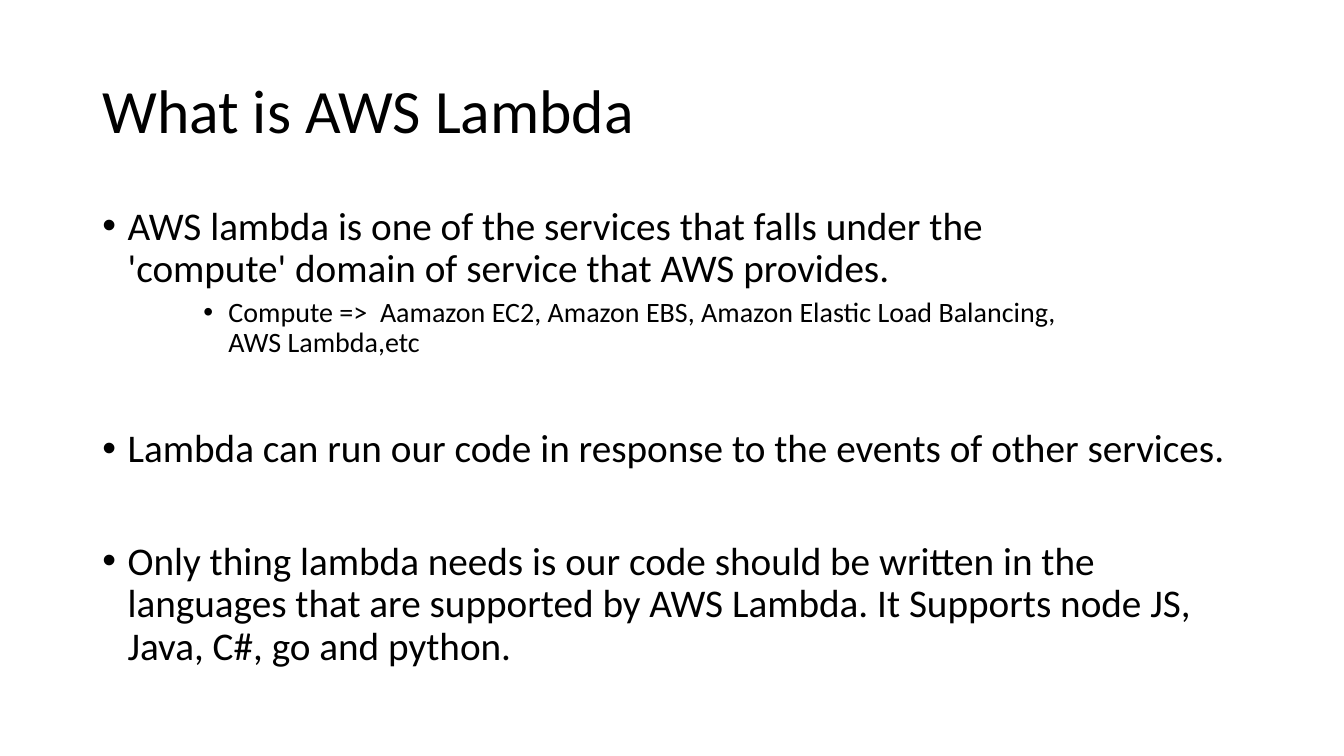
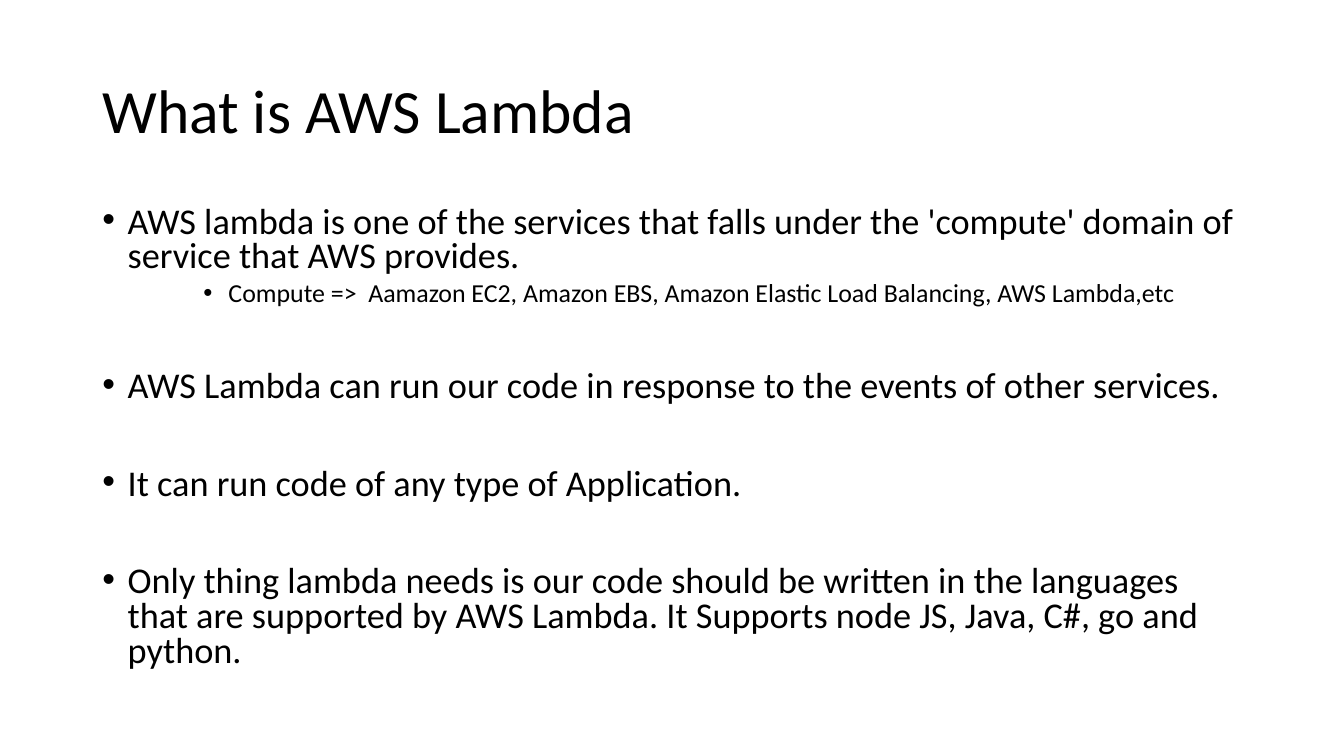
Before and after one commit to angelD25/FlexonWork, a slide deck: slide 3 of Presentation1-AWS Lambda.pptx. Drawn at 1344x756 pixels with LibreOffice and Linux fonts; fonts in the diff are those of the drawing. Boxes give left, top, right and bottom in pixels: in the first picture for what was removed or moved away, otherwise in the second. Text is boxed around its words. In the diff, an @@ line names an element or a change of style, - is before the commit and + after.

Commit message:
Presentation Complete updated - AWS Lambda

```diff
--- a/Presentation1-AWS Lambda.pptx
+++ b/Presentation1-AWS Lambda.pptx
@@ text at (x1=128, y1=208, x2=1233, y2=669): size 28 to 25.9 pt in "AWS lambda is one of the services ...", "Only thing lambda needs is our code ..."; size 20 to 18.5 pt in "Compute => Aamazon EC2, Amazon EBS, Amazon ..."; line spacing 0.9 to 0.8; less space between paragraphs @@
@@ text at (x1=128, y1=372, x2=1219, y2=502): text changed; size 28 to 25.9 pt @@
-• Lambda can run our code in response to the events of other services.
+• AWS Lambda can run our code in response to the events of other services.
+• It can run code of any type of Application.
```
Also in this commit, not shown: 4 other slides changed, 7 slides added, 2 slides removed.
